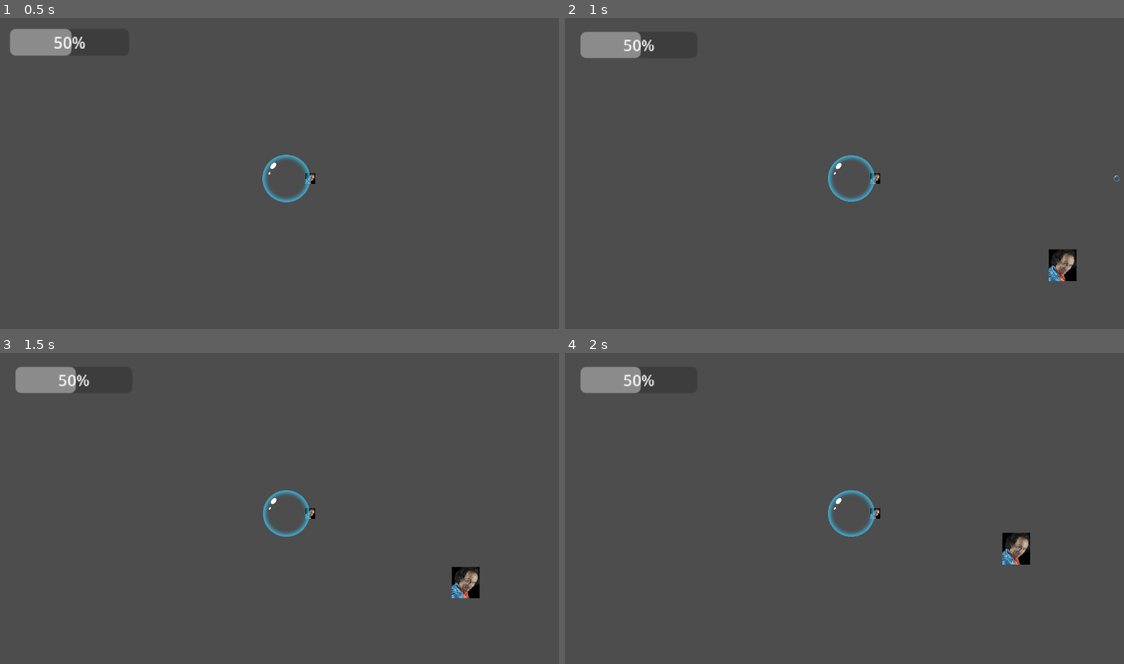
Above: before the commit, frames 1-4 (two rows, left to right).
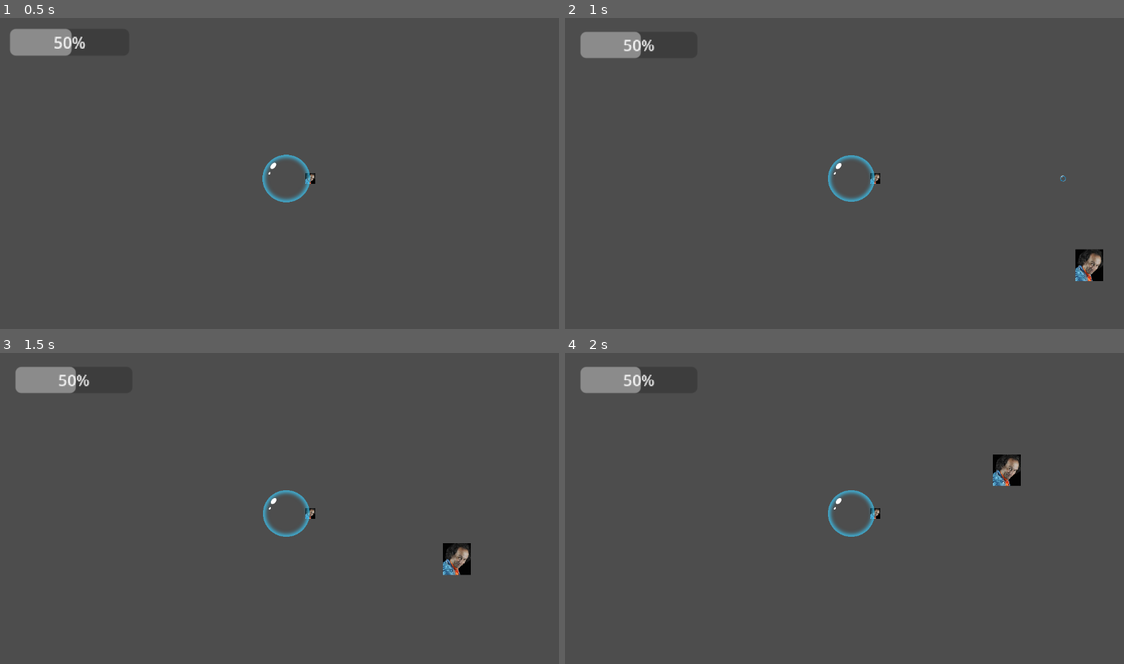
Above: after the commit, the same moments.

Repository: Zodayan/BubbleSurvivor
Game: Godot game, scene res://scenes/game.tscn
The game is run twice, just before and just after one commit, with the same random seed, the same clock (stepped at 60 frames per second) and the same inputs.
Inputs (mouse positions are in pixels of both pictures, inside the frame that each line leads up to):
- Up to frame 1 (0.5 s): no input
- Up to frame 2 (1 s): tap Enter at 0.5 s; move the mouse to (978, 161) at 0.52 s; press the mouse at (978, 161) at 0.53 s; hold Right (right) from 0.53 s (still down)
- Up to frame 3 (1.5 s): move the mouse to (173, 530) at 1.27 s; release Right (right) at 1.28 s; release the mouse at (173, 530) at 1.28 s; hold Down (down) from 1.28 s (still down); click (173, 530) at 1.35 s
- Up to frame 4 (2 s): keep holding Down (down)

Frame 1 is identical in both runs. In frame 2, 1.0% of the frame differs, in the area x 86-100%, y 50-85%; in frame 3, 0.9%; in frame 4, 1.0%, in the area x 76-84%, y 32-69%.

Commit message:
Le spawn fait bien spawn autour du joueur

Diff:
--- a/bubblesurvior/scripts/Manager/PlayerManager.gd
+++ b/bubblesurvior/scripts/Manager/PlayerManager.gd
@@ -11,7 +11,7 @@
 const maxHpOvercharge : float = 120
 var pos : Vector2
 var damage : float = 10
-var speed : float = 240
+var speed : float = 180
 
 #Character(Scene) :
 
@@ -28,7 +28,7 @@
 
 	hp = 50
 	damage = 10
-	speed = 60
+	speed = 180
 
 func changeCharacter(player : CharacterBody2D):
 	if playerBody :
--- a/bubblesurvior/scripts/enemies/enemy.gd
+++ b/bubblesurvior/scripts/enemies/enemy.gd
@@ -15,8 +15,9 @@
 func _init() -> void:
 	# On fait apparaître l'ennemi autour du joueur
 	var angle: float = randf_range(0, 2*PI)
-	position = Vector2(	cos(angle) * randf_range(DISTANCE_APPARITION[0], DISTANCE_APPARITION[1]),
-						sin(angle) * randf_range(DISTANCE_APPARITION[0], DISTANCE_APPARITION[1]))
+	var player_manager: PlayerManager = CustomSceneTree.getInstance()._playerManager
+	position = Vector2(	player_manager.pos[0] + cos(angle) * randf_range(DISTANCE_APPARITION[0], DISTANCE_APPARITION[1]),
+						player_manager.pos[1] + sin(angle) * randf_range(DISTANCE_APPARITION[0], DISTANCE_APPARITION[1]))
 
 func _process(delta: float) -> void:
 
--- a/bubblesurvior/scripts/projectiles/projectile.gd
+++ b/bubblesurvior/scripts/projectiles/projectile.gd
@@ -8,9 +8,10 @@
 
 func _on_area_entered(area: Area2D) -> void:
 	# Si on touche un ennemi, on lui inflige des dégats
-	var ennemi_touche: Enemy = area
-	ennemi_touche.deal_damage(arme_associee.degats)
-	penetration -= 1
+	if penetration > 0:
+		var ennemi_touche: Enemy = area
+		ennemi_touche.deal_damage(arme_associee.degats)
+		penetration -= 1
 
 	# Si le projectile n'a plus de pénétration en réserve, c'est qu'il a touché le nb max d'ennemis,
 	#il est donc détruit
